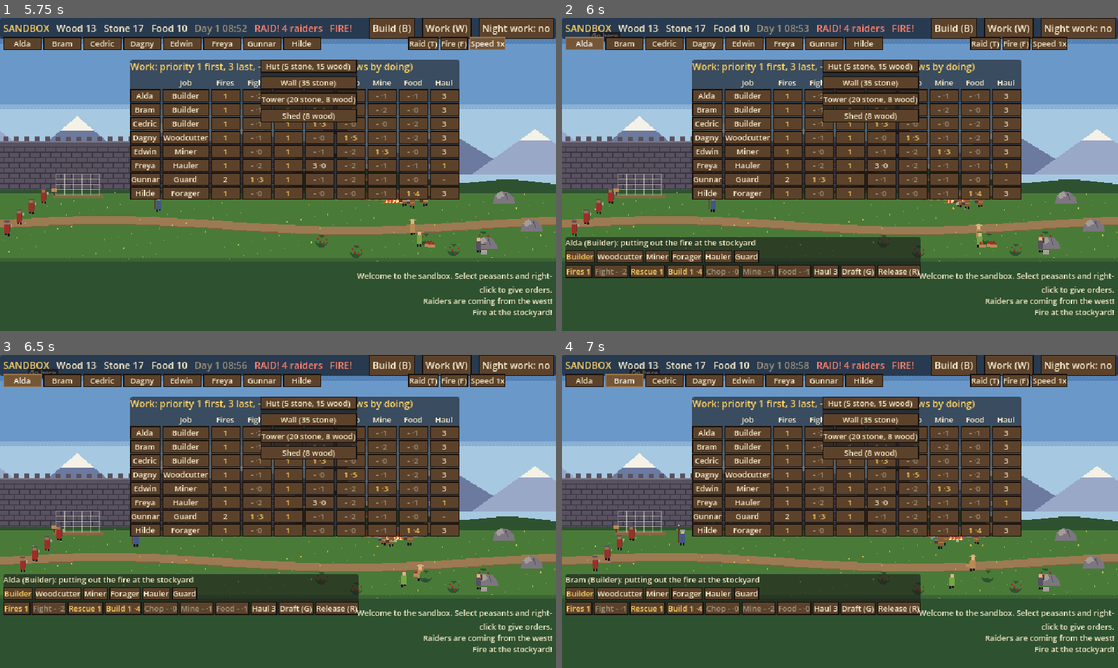
Above: before the commit, frames 1-4 (two rows, left to right).
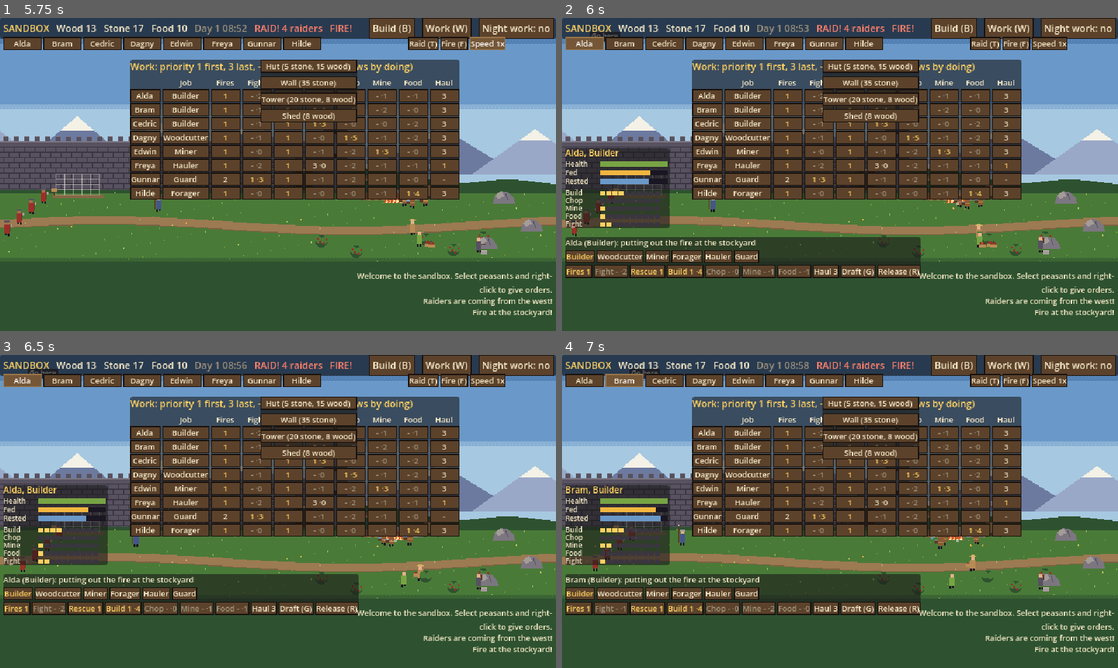
Above: after the commit, the same moments.

Repository: henrikmoepe-del/basebygger
Game: Godot game, scene res://sandbox/sandbox.tscn
The game is run twice, just before and just after one commit, with the same random seed, the same clock (stepped at 60 frames per second) and the same inputs. This scene is started directly instead of the project's main scene.
Inputs:
- Up to frame 1 (5.75 s): click "Build (B)" at 0.5 s; click "Work (W)" at 1.25 s; click "Raid (T)" at 2 s; click "Fire (F)" at 2.75 s; click "Speed 1x" at 3.5 s; click "Speed 2x" at 4.25 s; click "Speed 4x" at 5 s
- Up to frame 2 (6 s): click "Alda" at 5.75 s
- Up to frame 3 (6.5 s): no input
- Up to frame 4 (7 s): click "Bram" at 6.5 s

Frame 1 is identical in both runs. In frame 2, 4.3% of the frame differs, in the area x 0-20%, y 41-68%; in frame 3, 4.3%; in frame 4, 4.4%.

Commit message:
Sandbox: a card for one selected peasant with health, hunger, rest and skills
Co-Authored-By: Claude Opus 5.5 <noreply@anthropic.com>
Claude-Session: https://claude.ai/code/session_01KRfBmN2ZEbarco8VY7eoa6

Diff:
--- a/sandbox/sb_hud.gd
+++ b/sandbox/sb_hud.gd
@@ -24,6 +24,8 @@
 var _log: VBoxContainer
 var _work: PanelContainer
 var _draft_button: Button
+var _card: PanelContainer
+var _card_body: Control
 var _build: PanelContainer
 var _site_panel: PanelContainer
 var _site_label: Label
@@ -45,6 +47,7 @@
 	_make_work()
 	_make_build()
 	_make_site_panel()
+	_make_card()
 	var help := Label.new()
 	help.text = "Left-click: select (Shift adds)  Drag: box  Right-click: order  R: release  1-6: job  G: draft  W: work  B: build"
 	help.add_theme_font_size_override("font_size", 8)
@@ -240,6 +243,49 @@
 	row.add_child(cancel)
 
 
+## The card for one selected peasant: health, hunger and rest as bars, and
+## their skills. Drawn by hand on a small Control.
+func _make_card() -> void:
+	_card = PanelContainer.new()
+	_card.visible = false
+	_card.position = Vector2(4, 150)
+	_root.add_child(_card)
+	_card_body = Control.new()
+	_card_body.custom_minimum_size = Vector2(120, 92)
+	_card_body.draw.connect(_draw_card)
+	_card.add_child(_card_body)
+
+
+func _draw_card() -> void:
+	if world.selected.size() != 1:
+		return
+	var p: Node2D = world.selected[0]
+	if not is_instance_valid(p):
+		return
+	var font := ThemeDB.fallback_font
+	var c := _card_body
+	c.draw_string(font, Vector2(0, 9), "%s, %s" % [p.person_name, p.job_name()], HORIZONTAL_ALIGNMENT_LEFT, -1, 10, UiTheme.GOLD)
+	var bars := [["Health", p.hp / p.max_hp, SbData.GRASS3], ["Fed", 1.0 - p.hunger / 100.0, SbData.GOLD], ["Rested", 1.0 - p.tired / 100.0, SbData.SKY2]]
+	var y := 14.0
+	for bar in bars:
+		c.draw_string(font, Vector2(0, y + 7), bar[0], HORIZONTAL_ALIGNMENT_LEFT, -1, 8, UiTheme.PARCHMENT)
+		c.draw_rect(Rect2(40, y + 1, 78, 6), SbData.INK)
+		c.draw_rect(Rect2(40, y + 1, 78.0 * clampf(bar[1], 0.0, 1.0), 6), bar[2])
+		y += 10.0
+	y += 3.0
+	for w in SbData.SKILLED:
+		var lvl: int = p.skill[w]
+		var need: float = SbData.SKILL_BASE + SbData.SKILL_PER_LEVEL * lvl
+		c.draw_string(font, Vector2(0, y + 7), SbData.WORK_NAMES[w], HORIZONTAL_ALIGNMENT_LEFT, -1, 8, UiTheme.PARCHMENT)
+		for i in SbData.SKILL_MAX:
+			var on := i < lvl
+			c.draw_rect(Rect2(40 + i * 7, y + 2, 6, 5), UiTheme.GOLD if on else SbData.STONE0)
+		# Practice towards the next level, as a thin line under it.
+		if lvl < SbData.SKILL_MAX:
+			c.draw_rect(Rect2(40 + lvl * 7, y + 7, 6.0 * p.practice[w] / need, 1), UiTheme.GOLD)
+		y += 9.0
+
+
 func _toggle_urgent() -> void:
 	var site: Node2D = world.picked_site
 	if site != null:
@@ -368,6 +414,9 @@
 		b.tooltip_text = "%s, %s: %s" % [p.person_name, p.job_name(), p.activity()]
 	_update_rows()
 	_update_site()
+	_card.visible = world.selected.size() == 1
+	if _card.visible:
+		_card_body.queue_redraw()
 
 
 func _update_site() -> void:
--- a/sandbox/tests/shots.gd
+++ b/sandbox/tests/shots.gd
@@ -30,6 +30,8 @@
 	"hint": {"steps": [[1.0, "hint"], [0.5, "shot"]]},
 	# Night: the world darkens and the peasants sleep.
 	"night": {"steps": [[1.0, "night"], [10.0, "shot"]]},
+	# One peasant selected: the card with bars and skills.
+	"card": {"steps": [[2.0, "card"], [0.5, "shot"]]},
 	"box": {"steps": [[2.0, "box"], [0.1, "goto"], [0.4, "shot"]]},
 }
 
@@ -140,6 +142,11 @@
 				hut.add_block(hut.next_material())
 			w.time = (21.5 - 8.0) / 24.0 * 240.0
 			w.camera.position = Vector2(-20, -20)
+		"card":
+			var p: Node2D = w.peasants[4]
+			p.hunger = 70.0
+			p.hp = 6.0
+			w.select([p])
 		"work":
 			w.peasants[3].cycle_prio("haul")
 			w.hud.toggle_work()
Binary file added: sandbox/shots/card.png
